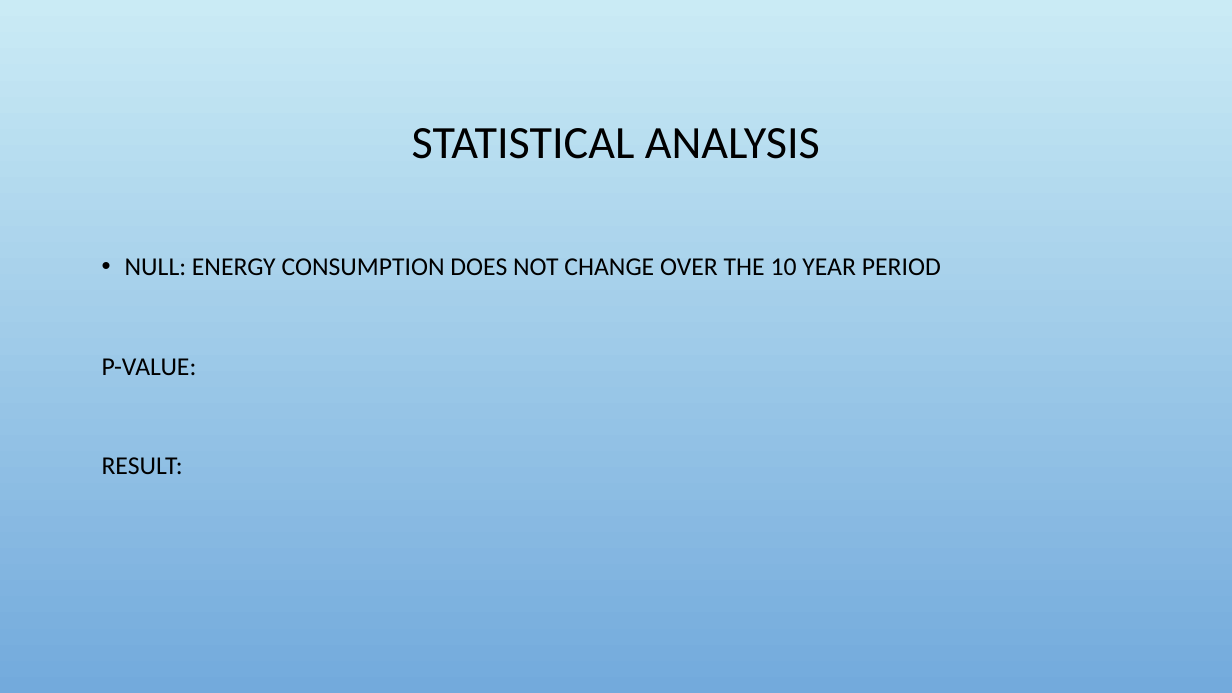
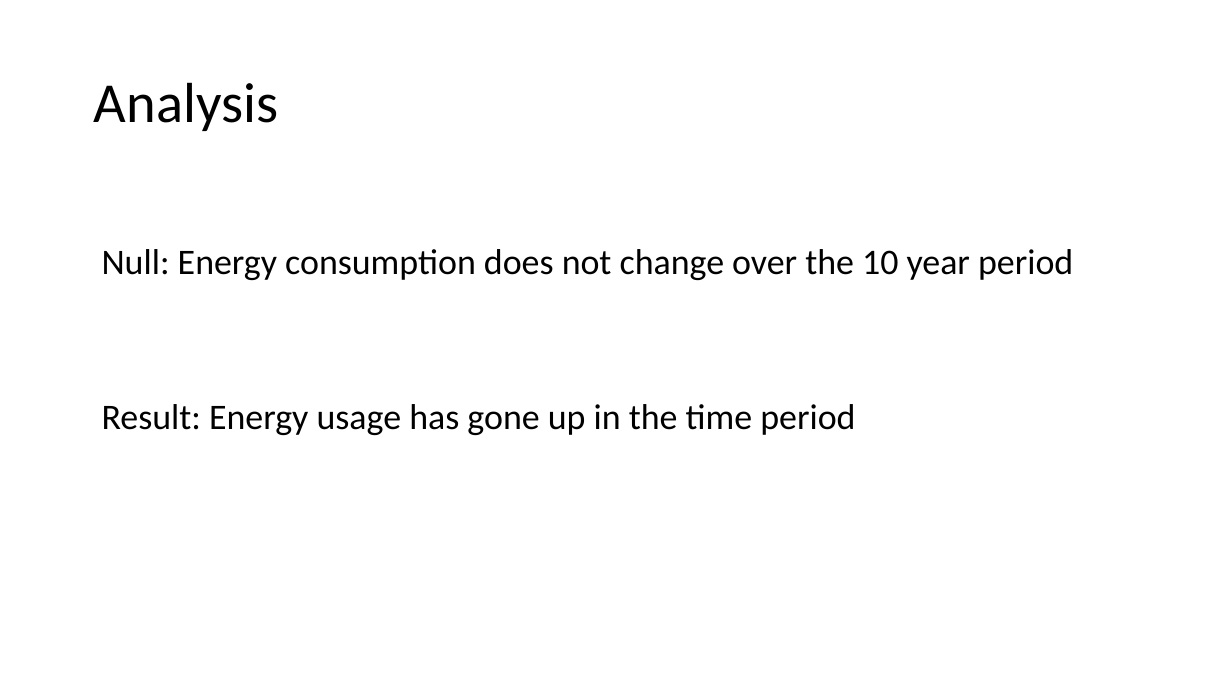
Before and after one commit to Siraj2493/Project-1, a slide deck: slide 9 of A-TEAM Presentation.pptx (slide 5 before the commit). Drawn at 1232x693 pixels with LibreOffice and Linux fonts; fonts in the diff are those of the drawing; background and template pictures are left out. Boxes give left, top, right and bottom in pixels: in the first picture for what was removed or moved away, otherwise in the second. Text is boxed around its words. In the diff, an @@ line names an element or a change of style, - is before the commit and + after.

```diff
--- a/A-TEAM Presentation.pptx
+++ b/A-TEAM Presentation.pptx
@@ background picture (left out) to #FFFFFF @@
@@ title at (94, 82, 278, 131): text changed; size 36 to 44 pt @@
-STATISTICAL ANALYSIS
+Analysis
@@ text at (102, 249, 1073, 435): text changed; size 20 to 28 pt @@
-• NULL: ENERGY CONSUMPTION DOES NOT CHANGE OVER THE 10 YEAR PERIOD
-P-VALUE:
-RESULT:
+Null: Energy consumption does not change over the 10 year period
+Result: Energy usage has gone up in the time period
```
Also in this commit, not shown: 7 other slides changed, 5 slides added, 1 slide removed, 1 other file.
